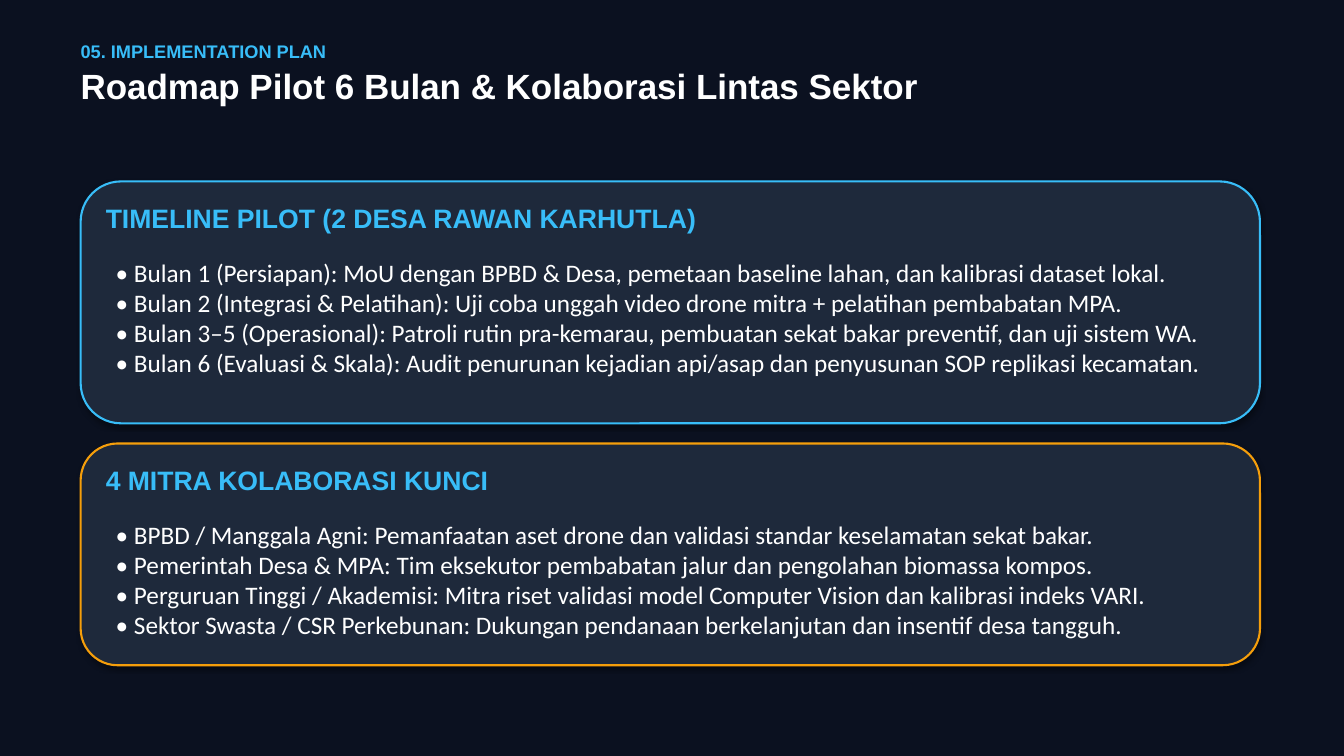
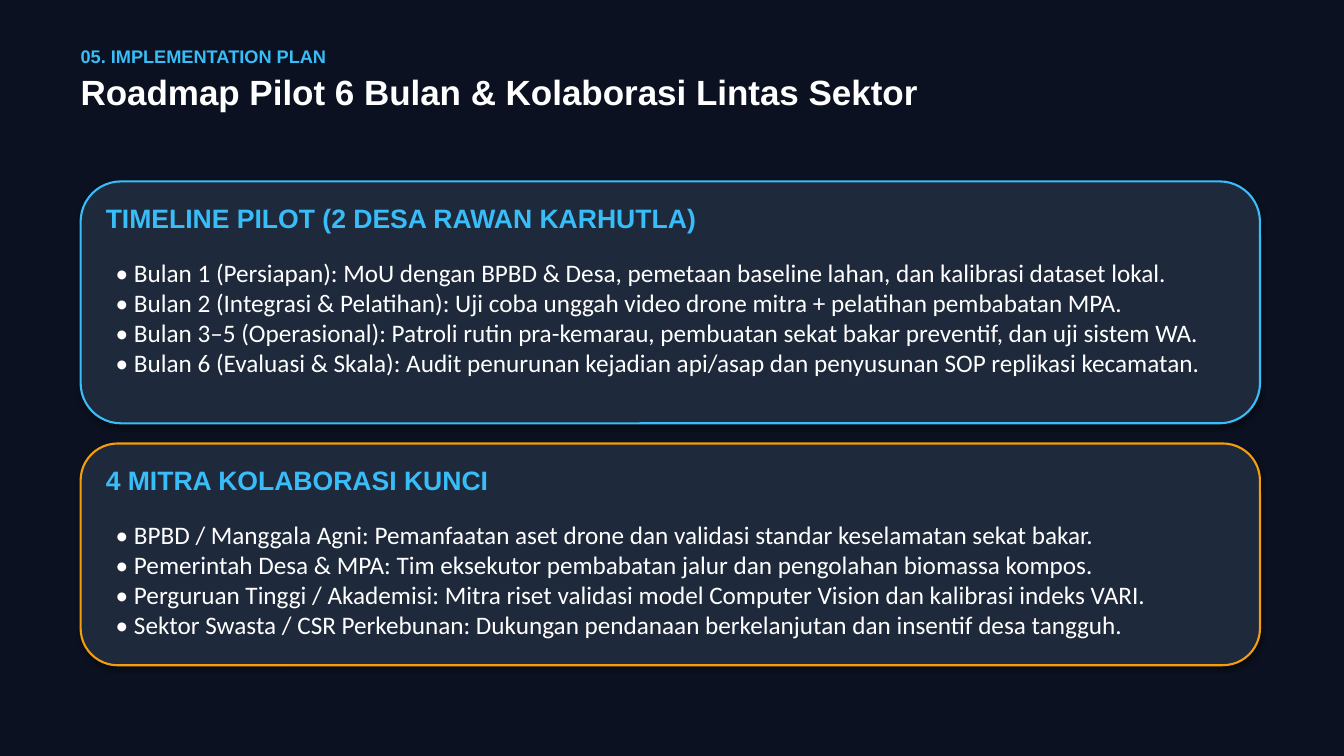
Before and after one commit to aamsetiana/SMOKECUT, a slide deck: slide 7 of AIRIMPACT2026_SMOKECUT_Proposal.pptx. Drawn at 1344x756 pixels with LibreOffice and Linux fonts; fonts in the diff are those of the drawing. Boxes give left, top, right and bottom in pixels: in the first picture for what was removed or moved away, otherwise in the second. Text is boxed around its words. In the diff, an @@ line names an element or a change of style, - is before the commit and + after.

```diff
--- a/AIRIMPACT2026_SMOKECUT_Proposal.pptx
+++ b/AIRIMPACT2026_SMOKECUT_Proposal.pptx
@@ text "05. IMPLEMENTATION PLAN": place and size @@
-text "05. IMPLEMENTATION PLAN" at [81, 45, 918, 106]
+text "05. IMPLEMENTATION PLAN" at [81, 50, 918, 111]
```
Also in this commit, not shown: 9 other slides changed, 26 other files.
